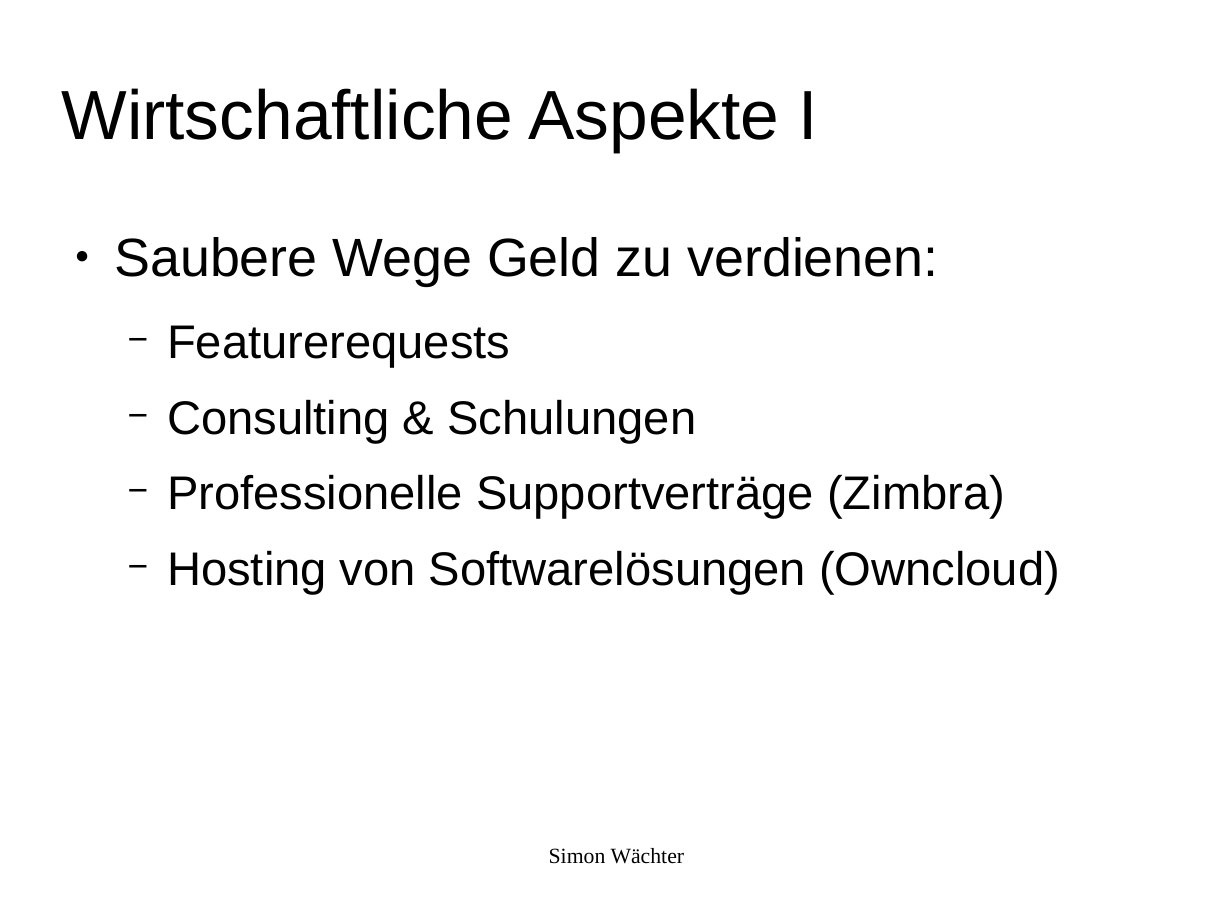
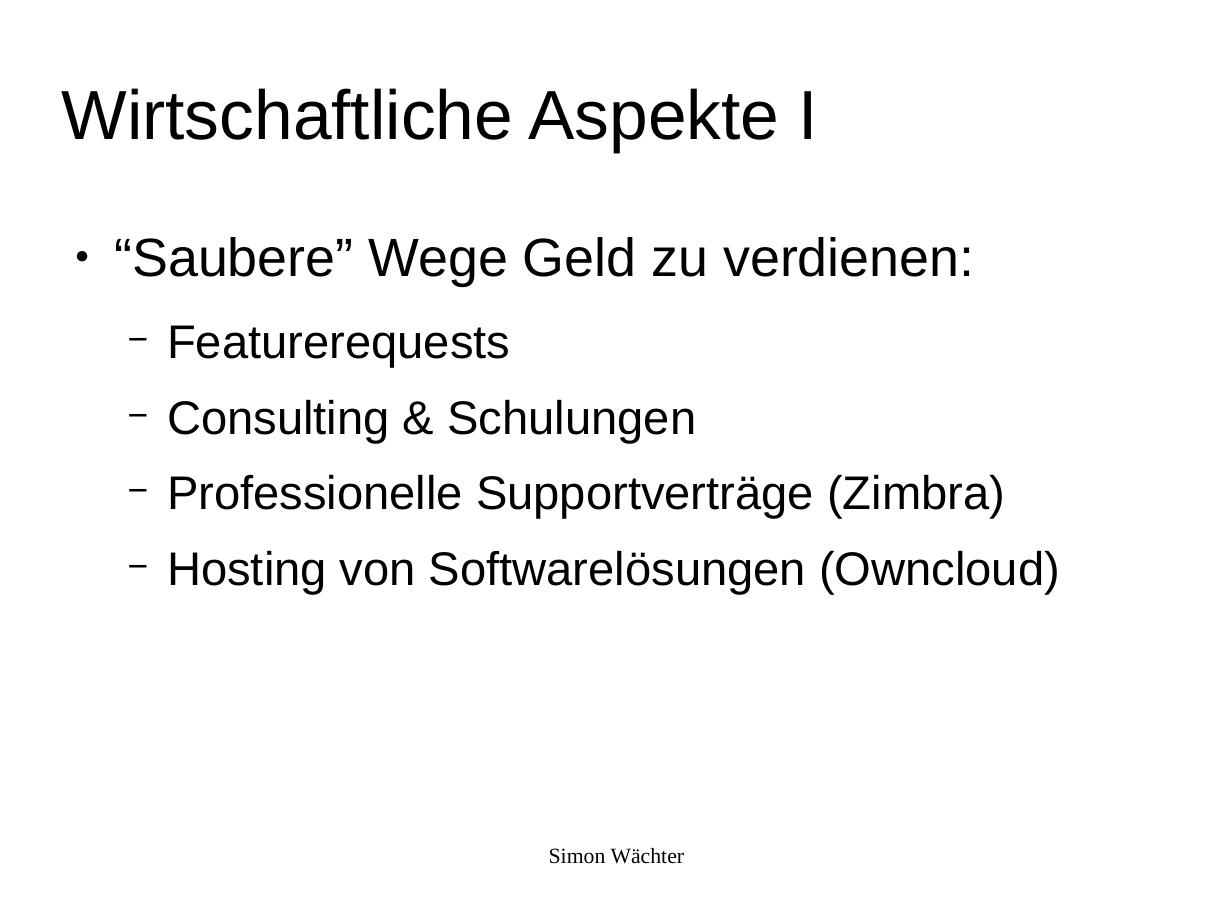
Before and after one commit to swaechter/presentations, a slide deck: slide 22 of 2014_05_10_Ubucon_2014/Freie_Software_Was_ist_das.odp (slide 21 before the commit). Drawn at 1232x924 pixels with LibreOffice and Linux fonts; fonts in the diff are those of the drawing; background and template pictures are left out. Boxes give left, top, right and bottom in pixels: in the first picture for what was removed or moved away, otherwise in the second. Text is boxed around its words. In the diff, an @@ line names an element or a change of style, - is before the commit and + after.

```diff
--- a/2014_05_10_Ubucon_2014/Freie_Software_Was_ist_das.odp
+++ b/2014_05_10_Ubucon_2014/Freie_Software_Was_ist_das.odp
@@ text at (114, 237, 974, 286): text changed @@
-● Saubere Wege Geld zu verdienen:
+● “Saubere” Wege Geld zu verdienen:
```
Also in this commit, not shown: 9 other slides changed, 1 slide added.
